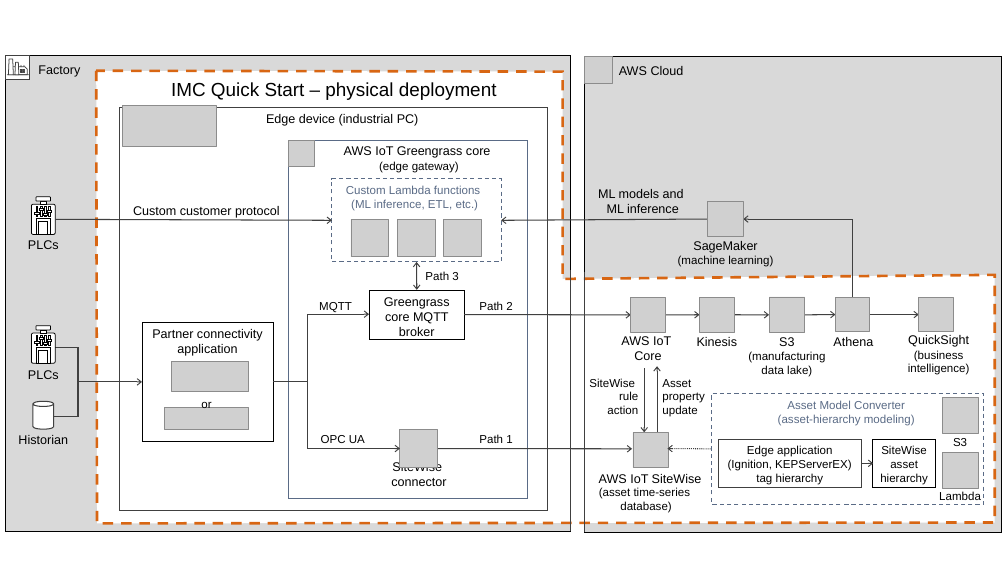
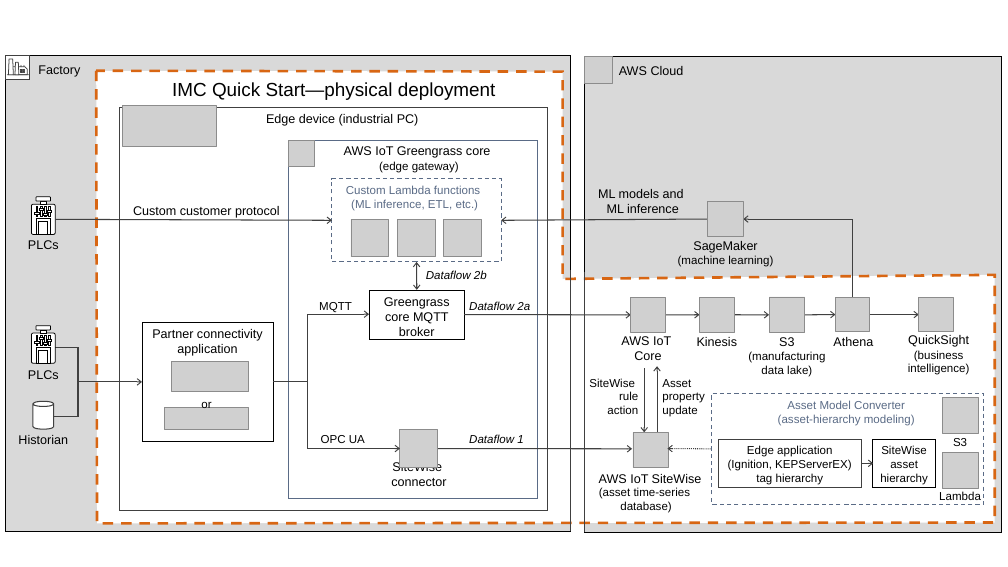
Before and after one commit to aws-quickstart/quickstart-aws-industrial-machine-connectivity, a slide deck: slide 2 of docs/images/IMC QS images.pptx. Drawn at 1008x567 pixels with LibreOffice and Linux fonts; fonts in the diff are those of the drawing; grey boxes stand for pictures. Boxes give left, top, right and bottom in pixels: in the first picture for what was removed or moved away, otherwise in the second. Text is boxed around its words. In the diff, an @@ line names an element or a change of style, - is before the commit and + after.

```diff
--- a/docs/images/IMC QS images.pptx
+++ b/docs/images/IMC QS images.pptx
@@ text at box(172, 82, 496, 100): text changed @@
-IMC Quick Start – physical deployment
+IMC Quick Start—physical deployment
@@ rectangle: place and size @@
-rectangle at box(289, 140, 528, 498)
+rectangle at box(289, 140, 538, 498)
@@ text removed at box(425, 271, 458, 280) @@
-Path 3
@@ text added at box(426, 270, 487, 279), 11 pt, text #000000, italic @@
+Dataflow 2b
@@ text added at box(469, 301, 530, 310), 11 pt, text #000000, italic @@
+Dataflow 2a
@@ text removed at box(479, 301, 512, 310) @@
-Path 2
@@ text at box(469, 434, 523, 443): text changed; italic on @@
-Path 1
+Dataflow 1
```
Also in this commit, not shown: 2 other slides changed, 24 other files.
